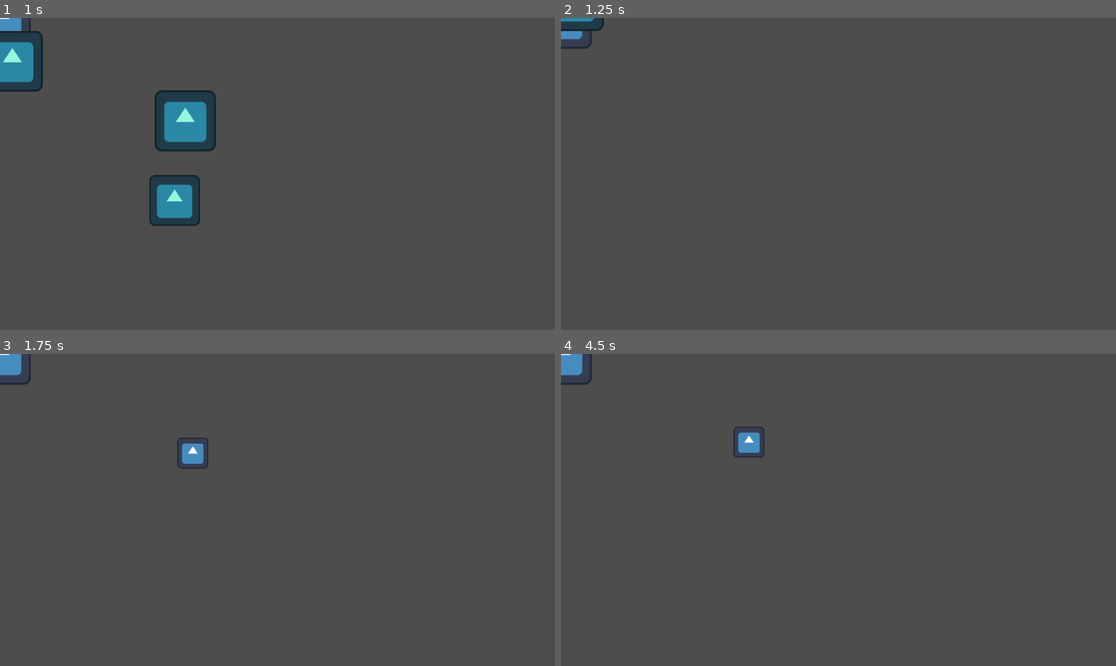
Above: before the commit, frames 1-4 (two rows, left to right).
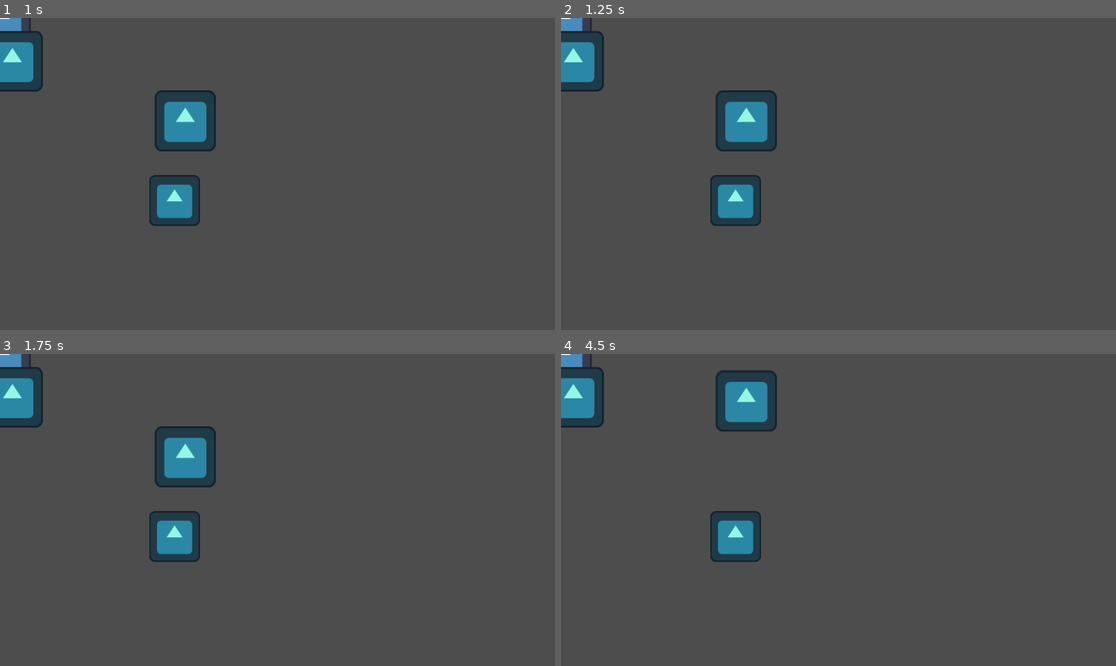
Above: after the commit, the same moments.

Repository: corin-gaiotto/gdc-jam-2025
Game: Godot game, scene res://Scenes/Fishing.tscn
The game is run twice, just before and just after one commit, with the same random seed, the same clock (stepped at 60 frames per second) and the same inputs. This scene is started directly instead of the project's main scene. The engine's default icon, where the game draws it, is replaced by a stand-in: a white triangle on a blue panel in a dark square.
Inputs:
- Up to frame 1 (1 s): tap Enter at 0.5 s; hold D (right) from 0.53 s (still down); tap Space (fishing-interact) at 0.6 s
- Up to frame 2 (1.25 s): keep holding D (right)
- Up to frame 3 (1.75 s): release D (right) at 1.28 s; hold S (down) from 1.28 s (still down); tap Space (fishing-interact) at 1.35 s
- Up to frame 4 (4.5 s): release S (down) at 2.03 s; hold D (right) 2.03-2.78 s; tap Space (fishing-interact) every 0.75 s from 2.1 to 4.35 s; hold W (up) 2.78-3.53 s; hold A (left) from 3.53 s (still down)

Frame 1 is identical in both runs. In frame 2, 5.3% of the frame differs, in the area x 0-39%, y 0-67%; in frame 3, 5.0%; in frame 4, 5.3%, in the area x 0-39%, y 4-67%.

Commit message:
Added basic version of fishing minigame

Diff:
--- a/Assets/FishSpecies/TestSpecies.tscn
+++ b/Assets/FishSpecies/TestSpecies.tscn
@@ -20,7 +20,9 @@
 baseSellValue = 30.0
 fishTexture = SubResource("SpriteFrames_b00gv")
 preferredDepth = 20.0
-idleMoveSpeed = 0.1
+idleBurstTime = 240
+idleMoveSpeed = 100.0
+fishingTurnTime = 120
 fishingResistance = 1.0
 fishingEnergyDrain = 1.0
 metadata/_custom_type_script = "uid://c3dgu655bgxdj"
--- a/Scripts/fish.gd
+++ b/Scripts/fish.gd
@@ -31,11 +31,10 @@
 var currentVelocity = Vector2.ZERO
 var isBursting = false
 
-enum fishStatesEnum {IDLE, BITHOOK, }
-var currentState = 0
+enum fishStatesEnum {IDLE, BITHOOK, REELING}
+@export var currentState = 0
 
-var hookLocation = Vector2.ZERO
-var fishingDirection = Vector2.ZERO
+var fishingDirection : float = 0
 
 func _ready() -> void:
 	# Called when enters the scene for the first time.
@@ -60,8 +59,12 @@
 				currentVelocity = initialVelocity * pow((idleTimer.time_left/idleTimer.wait_time),1.5)
 				position += currentVelocity * delta
 		fishStatesEnum.BITHOOK:
-			position.y -= delta
-			position += fishingDirection*(1 - ((global_position - hookLocation).length()/10))
+			fishingTimer.start()
+		fishStatesEnum.REELING:
+			# move in direction
+			position += Vector2(idleMoveSpeed * 3 * delta * fishingDirection, 0)
+
+
 
 
 
@@ -72,7 +75,6 @@
 #		Velocity.y += maxf(depthDeviation/idleMoveSpeed ,1)
 
 
-	pass
 
 func applyIdleBurst():
 	print(self.name)
@@ -94,10 +96,9 @@
 
 	isBursting = !isBursting
 	idleTimer.start()
-	pass # Replace with function body.
 
 
 func _on_fishing_timer_timeout() -> void:
-	var Direction = Vector2(randf_range(-1,1),randf_range(0,1)).normalized()
+	fishingDirection = (randi_range(0, 1) - 0.5) * 2
 
-	pass # Replace with function body.
+	fishingTimer.start()
--- a/Scripts/fishing_player.gd
+++ b/Scripts/fishing_player.gd
@@ -15,9 +15,13 @@
 @export var canFish: bool = true
 @export var isFishing: bool = false
 
+
 enum fishingEnum {FISHING_IDLE, FISHING_CAST_ANIMATION, FISHING_CAST_IDLE, FISHING_BIT_HOOK, FISHING_PULL_HOOK, FISHING_OBTAIN}
 var currentState: int # which of the above enumerated states the player is in (used while isFishing is true)
 var stateTimeRemaining: int # amount of time in frames before the state is done. (used for states which transition after some amount of time)
+
+var maxEnergy: float = 240
+var energy: float = maxEnergy
 
 # NOTE (Corin): I've commented this out as it's not how enums work.
 # const FISHING_IDLE = "fishing-idle"
@@ -90,11 +94,14 @@
 					_hookSprite.visible = false
 
 			fishingEnum.FISHING_BIT_HOOK:
+				energy = maxEnergy
 				# if stateTimeRemaining runs out, fish gets away; otherwise, if interact pressed, then start reeling in
 				if Input.is_action_just_pressed("fishing-interact"):
 					currentState = fishingEnum.FISHING_PULL_HOOK
 					_hookSprite.visible = false
 					# set fish state to reeling (instead of idle)
+					print(hookedFish)
+					hookedFish.currentState = hookedFish.fishStatesEnum.REELING
 				elif stateTimeRemaining < 1:
 					# also maybe remove the fish entirely? idk
 					currentState = fishingEnum.FISHING_IDLE
@@ -102,7 +109,38 @@
 
 			fishingEnum.FISHING_PULL_HOOK:
 				# here is where the fishing minigame goes: on a success, return to FISHING_OBTAIN, otherwise, return to FISHING_IDLE
-				pass
+				var pull_strength: float = abs(_x_dir) # 0 if not pulling, 1 if pulling
+				var energy_cost: float = 1
+				pull_strength /= hookedFish.fishingResistance
+				energy_cost *= hookedFish.fishingEnergyDrain
+
+				if sign(_x_dir) == sign(hookedFish.fishingDirection):
+					# pulling in same direction, so increase pull strength and decrease energy cost
+					pull_strength *= 3
+					energy_cost /= 3
+				elif sign(_x_dir) == -1 * sign(hookedFish.fishingDirection):
+					# pulling in opposite direction, so decrease pull strength and heavily increase energy cost
+					pull_strength /= 2
+					energy_cost *= 3
+
+				# move the fish upwards based on the pull strength
+				hookedFish.position.y -= pull_strength
+
+				# decrease own energy by energy cost
+				energy -= energy_cost
+
+				if hookedFish.position.y < 80: # placeholder: wherever water surface will be
+					# caught the fish
+					print("[minigame] Caught!")
+					hookedFish.global_position = global_position + Vector2(0, -80)
+					# for now, just remove the fish entirely
+					hookedFish.queue_free()
+					currentState = fishingEnum.FISHING_OBTAIN
+				elif energy < 0:
+					# lost the fish
+					print("[minigame] Got away...")
+					currentState = fishingEnum.FISHING_IDLE
+					hookedFish.currentState = hookedFish.fishStatesEnum.IDLE
 
 			fishingEnum.FISHING_OBTAIN:
 				# wait for the obtain animation to play out, then allow the player to return to FISHING_IDLE using interact
@@ -118,6 +156,7 @@
 	# Fish collides with hook while hook is active
 	if currentState == fishingEnum.FISHING_CAST_IDLE:
 		print("[fishing_player] A Bite!")
-		var hookedFish = area.get_parent()
+		hookedFish = area.get_parent()
 		currentState = fishingEnum.FISHING_BIT_HOOK
 		stateTimeRemaining = 30 # half a second to react to fish bite (placeholder)
+		hookedFish.currentState = hookedFish.fishStatesEnum.BITHOOK
